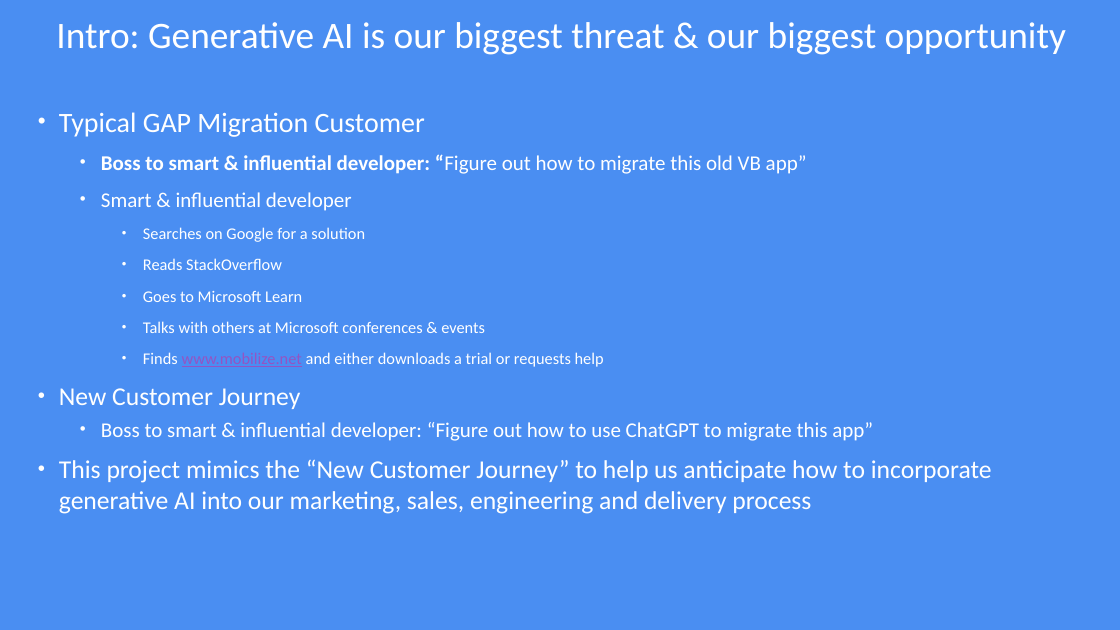
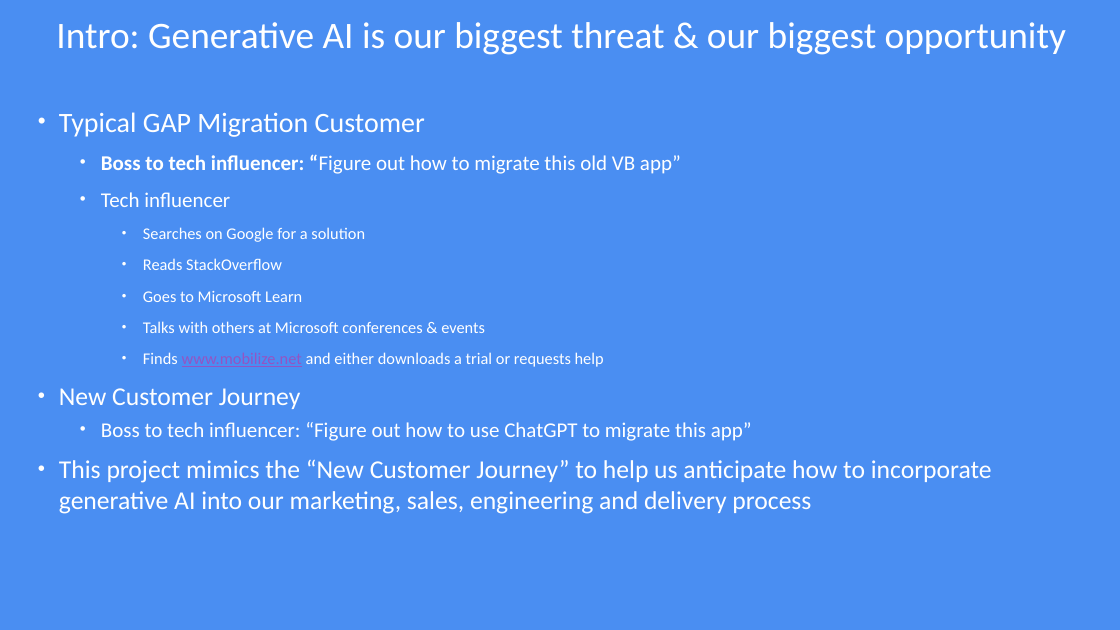
Before and after one commit to ddskier/TradeBlazorApp, a slide deck: slide 1 of wwwroot/GAPMoblize_Project_Final_3_1_2024.pptx. Drawn at 1120x630 pixels with LibreOffice and Linux fonts; fonts in the diff are those of the drawing. Boxes give left, top, right and bottom in pixels: in the first picture for what was removed or moved away, otherwise in the second. Text is boxed around its words. In the diff, an @@ line names an element or a change of style, - is before the commit and + after.

```diff
--- a/wwwroot/GAPMoblize_Project_Final_3_1_2024.pptx
+++ b/wwwroot/GAPMoblize_Project_Final_3_1_2024.pptx
@@ text at <box>101,154,681,207</box>: text changed @@
-  • Boss to smart & influential developer: “Figure out how to migrate this old VB app”
-  • Smart & influential developer
+  • Boss to tech influencer: “Figure out how to migrate this old VB app”
+  • Tech influencer
@@ text at <box>101,422,752,441</box>: text changed @@
-  • Boss to smart & influential developer: “Figure out how to use ChatGPT to migrate this app”
+  • Boss to tech influencer: “Figure out how to use ChatGPT to migrate this app”
```
Also in this commit, not shown: 1 other slide changed, 1 other file.
